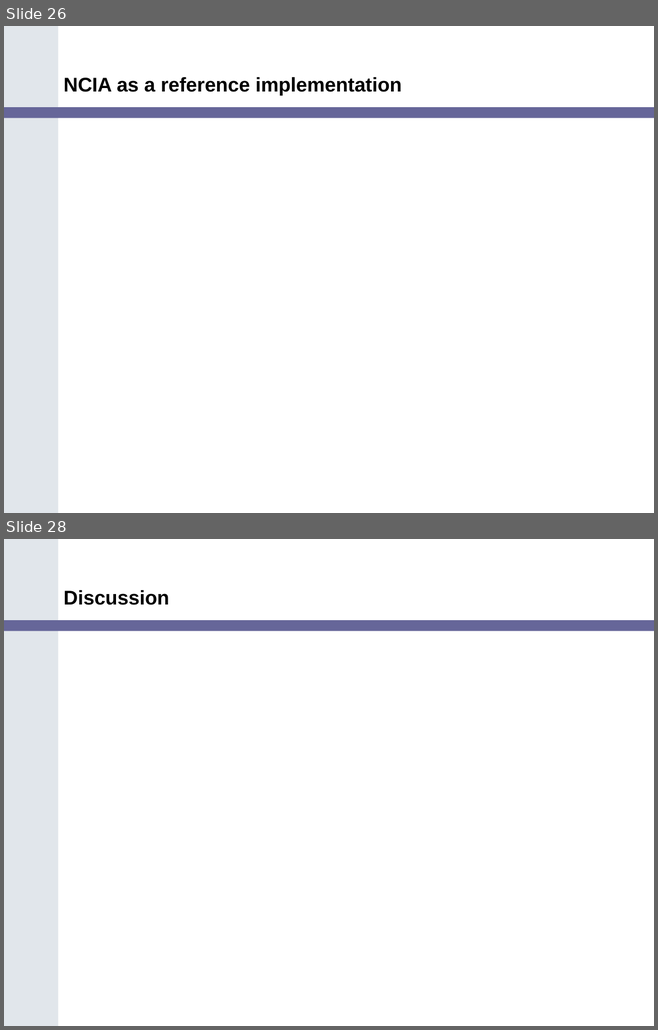
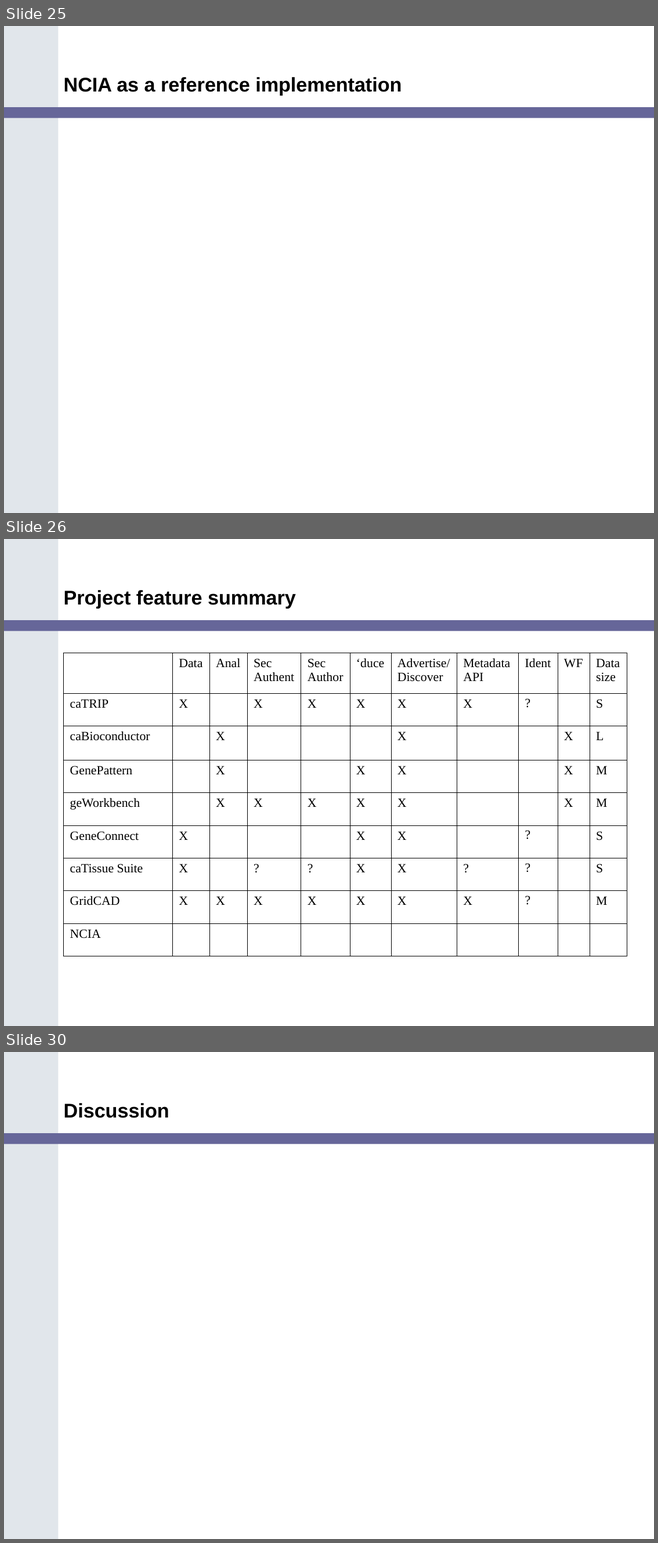
Before and after one commit to NCIP/cagrid-portal, a slide deck: cagrid-1-0/Documentation/presentations/200607_VCDE_ARCH/Ref_Impl_Arch_VCDE_2006_07.ppt. Shown one above the other, each under a label of ours: slides 26 and 28 before the commit, slides 25, 26 and 30 after it; the slides between them are not shown. The pictures are 658x1030 and 658x1543 pixels, drawn with LibreOffice and Linux fonts; fonts in the diff are those of the drawing; background and template pictures are left out. Boxes give left, top, right and bottom in pixels: in the first picture for what was removed or moved away, otherwise in the second. Text is boxed around its words. In the diff, an @@ line names an element or a change of style, - is before the commit and + after.

Commit message:
added detail for projects and summary slides

```diff
--- a/cagrid-1-0/Documentation/presentations/200607_VCDE_ARCH/Ref_Impl_Arch_VCDE_2006_07.ppt
+++ b/cagrid-1-0/Documentation/presentations/200607_VCDE_ARCH/Ref_Impl_Arch_VCDE_2006_07.ppt
@@ slide 26 added at [4, 539, 654, 1026], background #FFFFFF; not listed: 2 template elements that a slide beside it also shows @@
@@ title added at [64, 590, 296, 609], 22 pt, text #000000, bold @@
+Project feature summary
@@ table added at [64, 653, 626, 956], 9 rows, 11 columns @@
+ | Data | Anal | Sec Authent | Sec / Author | ‘duce | Advertise/ Discover | Metadata API | Ident | WF | Data size
+caTRIP | X |  | X | X | X | X | X | ? |  | S
+caBioconductor |  | X |  |  |  | X |  |  | X | L
+GenePattern |  | X |  |  | X | X |  |  | X | M
+geWorkbench |  | X | X | X | X | X |  |  | X | M
+GeneConnect | X |  |  |  | X | X |  | ? |  | S
+caTissue Suite | X |  | ? | ? | X | X | ? | ? |  | S
+GridCAD | X | X | X | X | X | X | X | ? |  | M
+NCIA |  |  |  |  |  |  |  |  |  | 
@@ what was slide 26 is now slide 25 @@
@@ what was slide 28 is now slide 30 @@
```
Also in this commit, not shown: 8 slides changed, 6 other slides added, 5 slides removed.
